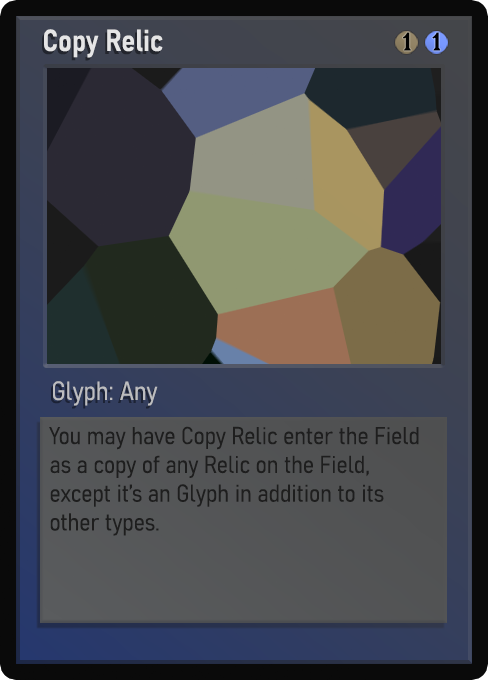
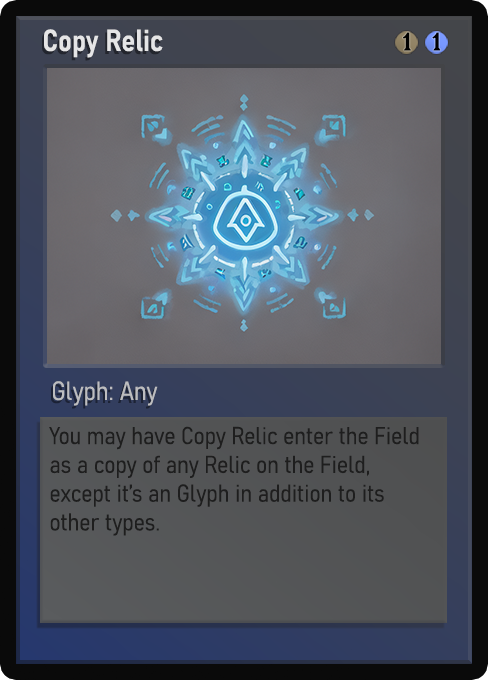
Before/after of a 488x680 layered artwork. What changed in the layer stack:
painted on "Name" over [44, 30, 163, 58]
painted on "Class" over [53, 383, 152, 406]
painted on "Desc_norm" over [50, 428, 413, 536]
painted on "Artwork" over [47, 68, 441, 364]
